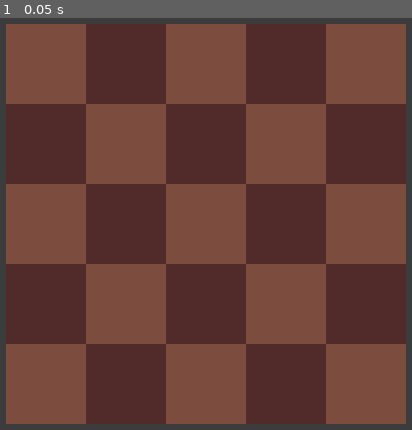
Above: before the commit, frame 1.
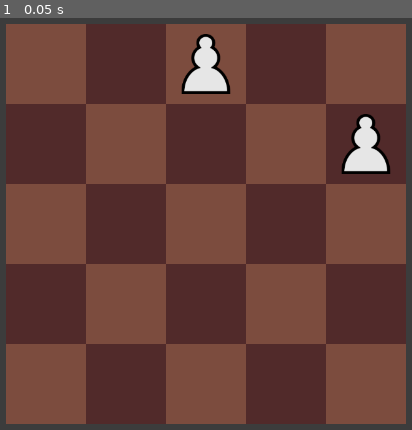
Above: after the commit, the same moment.

Repository: abaker-skudlarek/ChessTiles
Game: Godot game, scene res://Scenes/main.tscn
The game is run twice, just before and just after one commit, with the same random seed, the same clock (stepped at 60 frames per second) and the same inputs. The engine's default icon, where the game draws it, is replaced by a stand-in: a white triangle on a blue panel in a dark square.
Inputs:
- Up to frame 1 (0.05 s): no input

The runs differ from the first frame. In frame 1, 2.2% of the frame differs, in the area x 43-95%, y 3-38%.
Error before the commit: Invalid assignment of property or key 'position' with value of type 'Vector2' on a base object of type 'PackedScene'. (res://Scripts/board.gd:115)

Commit message:
implemented piece spawning upon starting game

Diff:
--- /dev/null
+++ b/Scenes/Managers/game_manager.tscn
@@ -0,0 +1,6 @@
+[gd_scene load_steps=2 format=3 uid="uid://bstl14n7exglv"]
+
+[ext_resource type="Script" path="res://Scripts/game_manager.gd" id="1_l4p5p"]
+
+[node name="GameManager" type="Node"]
+script = ExtResource("1_l4p5p")
--- /dev/null
+++ b/Scenes/Managers/input_manager.tscn
@@ -0,0 +1,6 @@
+[gd_scene load_steps=2 format=3 uid="uid://5ahr0d0s8abg"]
+
+[ext_resource type="Script" path="res://Scripts/input_manager.gd" id="1_fnw63"]
+
+[node name="InputManager" type="Node"]
+script = ExtResource("1_fnw63")
--- a/Scenes/Pieces/Enemy/enemy_bishop.tscn
+++ b/Scenes/Pieces/Enemy/enemy_bishop.tscn
@@ -4,6 +4,6 @@
 [ext_resource type="Texture2D" uid="uid://c3p28fgvxncvn" path="res://Sprites/Enemy/b_bishop.png" id="2_h2oo0"]
 
 [node name="EnemyBishop" instance=ExtResource("1_ht22j")]
-scale = Vector2(1, 1)
+scale = Vector2(0.75, 0.75)
 texture = ExtResource("2_h2oo0")
 value = 3
--- a/Scenes/Pieces/Enemy/enemy_king.tscn
+++ b/Scenes/Pieces/Enemy/enemy_king.tscn
@@ -4,6 +4,6 @@
 [ext_resource type="Texture2D" uid="uid://b2ilap5plc1cg" path="res://Sprites/Enemy/b_king.png" id="2_hmgrl"]
 
 [node name="EnemyKing" instance=ExtResource("1_tf1g7")]
-scale = Vector2(1, 1)
+scale = Vector2(0.75, 0.75)
 texture = ExtResource("2_hmgrl")
 value = 20
--- a/Scenes/Pieces/Enemy/enemy_knight.tscn
+++ b/Scenes/Pieces/Enemy/enemy_knight.tscn
@@ -4,6 +4,6 @@
 [ext_resource type="Texture2D" uid="uid://bi21o1vfrebgc" path="res://Sprites/Enemy/b_knight.png" id="2_hejjn"]
 
 [node name="EnemyKnight" instance=ExtResource("1_53vnd")]
-scale = Vector2(1, 1)
+scale = Vector2(0.75, 0.75)
 texture = ExtResource("2_hejjn")
 value = 3
--- a/Scenes/Pieces/Enemy/enemy_pawn.tscn
+++ b/Scenes/Pieces/Enemy/enemy_pawn.tscn
@@ -4,6 +4,6 @@
 [ext_resource type="Texture2D" uid="uid://bce3jc36srac8" path="res://Sprites/Enemy/b_pawn.png" id="2_qh1bo"]
 
 [node name="EnemyPawn" instance=ExtResource("1_el0t1")]
-scale = Vector2(1, 1)
+scale = Vector2(0.75, 0.75)
 texture = ExtResource("2_qh1bo")
 value = 1
--- a/Scenes/Pieces/Enemy/enemy_queen.tscn
+++ b/Scenes/Pieces/Enemy/enemy_queen.tscn
@@ -4,6 +4,6 @@
 [ext_resource type="Texture2D" uid="uid://i3jxk35hwqk3" path="res://Sprites/Enemy/b_queen.png" id="2_87k8q"]
 
 [node name="EnemyQueen" instance=ExtResource("1_ovy78")]
-scale = Vector2(1, 1)
+scale = Vector2(0.75, 0.75)
 texture = ExtResource("2_87k8q")
 value = 9
--- a/Scenes/Pieces/Enemy/enemy_rook.tscn
+++ b/Scenes/Pieces/Enemy/enemy_rook.tscn
@@ -4,6 +4,6 @@
 [ext_resource type="Texture2D" uid="uid://bfgd0nf0yl71m" path="res://Sprites/Enemy/b_rook.png" id="2_ymlmw"]
 
 [node name="EnemyRook" instance=ExtResource("1_xbkle")]
-scale = Vector2(1, 1)
+scale = Vector2(0.75, 0.75)
 texture = ExtResource("2_ymlmw")
 value = 5
--- a/Scenes/Pieces/Player/player_bishop.tscn
+++ b/Scenes/Pieces/Player/player_bishop.tscn
@@ -5,7 +5,7 @@
 [ext_resource type="PackedScene" uid="uid://dcaii0xlt8r36" path="res://Scenes/Pieces/Player/player_knight.tscn" id="2_y1fdy"]
 
 [node name="PlayerBishop" instance=ExtResource("1_ejgrv")]
-scale = Vector2(1, 1)
+scale = Vector2(0.75, 0.75)
 texture = ExtResource("2_evsok")
 value = 3
 next_piece = ExtResource("2_y1fdy")
--- a/Scenes/Pieces/Player/player_king.tscn
+++ b/Scenes/Pieces/Player/player_king.tscn
@@ -4,6 +4,6 @@
 [ext_resource type="Texture2D" uid="uid://c6bnr7flxneae" path="res://Sprites/Player/w_king.png" id="2_v152s"]
 
 [node name="PlayerKing" instance=ExtResource("1_jkld3")]
-scale = Vector2(1, 1)
+scale = Vector2(0.75, 0.75)
 texture = ExtResource("2_v152s")
 value = 20
--- a/Scenes/Pieces/Player/player_knight.tscn
+++ b/Scenes/Pieces/Player/player_knight.tscn
@@ -5,7 +5,7 @@
 [ext_resource type="Texture2D" uid="uid://ddb3mvx67epsl" path="res://Sprites/Player/w_knight.png" id="2_twe6k"]
 
 [node name="PlayerKnight" instance=ExtResource("1_ki6sf")]
-scale = Vector2(1, 1)
+scale = Vector2(0.75, 0.75)
 texture = ExtResource("2_twe6k")
 value = 3
 next_piece = ExtResource("2_5rsmk")
--- a/Scenes/Pieces/Player/player_pawn.tscn
+++ b/Scenes/Pieces/Player/player_pawn.tscn
@@ -5,7 +5,7 @@
 [ext_resource type="Texture2D" uid="uid://dhg4x7ymjfxvv" path="res://Sprites/Player/w_pawn.png" id="2_mc0p5"]
 
 [node name="PlayerPawn" instance=ExtResource("1_xitxf")]
-scale = Vector2(1, 1)
+scale = Vector2(0.75, 0.75)
 texture = ExtResource("2_mc0p5")
 value = 1
 next_piece = ExtResource("2_4b8lg")
--- a/Scenes/Pieces/Player/player_queen.tscn
+++ b/Scenes/Pieces/Player/player_queen.tscn
@@ -5,7 +5,7 @@
 [ext_resource type="PackedScene" uid="uid://dcd7im7d1646h" path="res://Scenes/Pieces/Player/player_king.tscn" id="2_e3l80"]
 
 [node name="player_queen" instance=ExtResource("1_7f82r")]
-scale = Vector2(1, 1)
+scale = Vector2(0.75, 0.75)
 texture = ExtResource("2_86oae")
 value = 9
 next_piece = ExtResource("2_e3l80")
--- a/Scenes/Pieces/Player/player_rook.tscn
+++ b/Scenes/Pieces/Player/player_rook.tscn
@@ -5,7 +5,7 @@
 [ext_resource type="PackedScene" uid="uid://f2f6l1kuagow" path="res://Scenes/Pieces/Player/player_queen.tscn" id="2_pv03d"]
 
 [node name="PlayerRook" instance=ExtResource("1_ru1f2")]
-scale = Vector2(1, 1)
+scale = Vector2(0.75, 0.75)
 texture = ExtResource("2_npres")
 value = 5
 next_piece = ExtResource("2_pv03d")
--- a/Scenes/game_manager.tscn
+++ /dev/null
@@ -1,6 +0,0 @@
-[gd_scene load_steps=2 format=3 uid="uid://bstl14n7exglv"]
-
-[ext_resource type="Script" path="res://game_manager.gd" id="1_w4ds5"]
-
-[node name="GameManager" type="Node"]
-script = ExtResource("1_w4ds5")
--- a/Scenes/main.tscn
+++ b/Scenes/main.tscn
@@ -1,6 +1,6 @@
 [gd_scene load_steps=3 format=3 uid="uid://d6cphvklilml"]
 
-[ext_resource type="PackedScene" uid="uid://bstl14n7exglv" path="res://Scenes/game_manager.tscn" id="1_ep62g"]
+[ext_resource type="PackedScene" uid="uid://bstl14n7exglv" path="res://Scenes/Managers/game_manager.tscn" id="1_ep62g"]
 [ext_resource type="PackedScene" uid="uid://6w14jlhqkap5" path="res://Scenes/board.tscn" id="2_bpxrd"]
 
 [node name="Main" type="Node"]
--- /dev/null
+++ b/Scenes/temp.tscn
@@ -0,0 +1,6 @@
+[gd_scene load_steps=2 format=3 uid="uid://1gbl3532svws"]
+
+[ext_resource type="Script" path="res://Scripts/temp.gd" id="1_jggny"]
+
+[node name="Node" type="Node"]
+script = ExtResource("1_jggny")
--- a/Scripts/board.gd
+++ b/Scripts/board.gd
@@ -40,7 +40,7 @@
 # TODO: We can probably add this back to the _ready() function once we have a "start game" screen,
 # 		because then GameManager will emit the signal whenever that is hit, instead of in it's _ready()
 # 		function
-func _enter_tree():
+func _enter_tree() -> void:
 	$"../GameManager".state_changed_start_game.connect(_on_state_changed_start_game)
 
 # ------------------------------------------------------------------------------------------------ #
@@ -98,22 +98,24 @@
 # TODO: Need to implement spawning of enemy pieces
 func _spawn_pieces(num_pieces_to_spawn: int):
 
+	# Get the amount of empty spaces on the board defined by num_pieces_to_spawn
 	var empty_spaces: Array = _get_random_empty_board_spaces(num_pieces_to_spawn)
-	print("empty_spaces: ", empty_spaces)
+
+	# TODO: eventually, we need a more sophisticated way to determine what pieces to spawn. something like a
+		# 		class that will evaluate what state the board is in and spawn pieces based on that.
+		# 		Can be based on how well the player is doing, how many other pieces there are already, etc
 
 	for i in num_pieces_to_spawn:
-		# TODO: eventually, we need a more sophisticated way to determine what pieces to spawn. something like a
-		# 		class that will evaluate what state the board is in and spawn pieces based on that.
-		# 		Can be based on how well the player is doing, how many other pieces there are already, etc
-		var spawn_chance = randi() % 101  # random int between 0 and 100
+		# Get a number between 0 and 100, this will be used to determine which piece to spawn
+		var spawn_chance = randi() % 101
 
-		# TODO:
-		# TODO: THIS IS NOT WORKING FOR SOME REASON
-		# TODO:
-		var piece_to_spawn = player_pieces["pawn"] if spawn_chance <= 60 else player_pieces["bishop"]  # 60% chance to spawn pawn, 40% to spawn bishop
-		piece_to_spawn.instantiate()
-		piece_to_spawn.position = Vector2(empty_spaces[i].x, empty_spaces[i].y)
-		add_child(piece_to_spawn)
+		# Determine which piece to spawn based on the spawn_chance. 75% to spawn pawn, 25% to spawn bishop
+		var piece_to_spawn = player_pieces["pawn"] if spawn_chance <= 75 else player_pieces["bishop"]
+
+		# Spawn the piece and adjust its position to the corresponding empty spaces
+		var piece = piece_to_spawn.instantiate()
+		piece.position = Vector2(empty_spaces[i].x, empty_spaces[i].y)
+		add_child(piece)
 
 # ------------------------------------------------------------------------------------------------ #
 
@@ -121,7 +123,7 @@
 func _get_random_empty_board_spaces(num_spaces: int) -> Array:
 
 	# Find all of the empty spaces on the board
-	var empty_spaces: Array = []  # Every element in this array will be a Vector2 pertaining to the pixel position of the space
+	var empty_spaces := []  # Every element in this array will be a Vector2 pertaining to the pixel position of the space
 	for i in GRID_WIDTH:
 		for j in GRID_HEIGHT:
 			if _board[i][j] == null:
--- /dev/null
+++ b/Scripts/input_manager.gd
@@ -0,0 +1,14 @@
+extends Node
+
+func _input(event):
+	if event.is_action_pressed("slide_move_left"):
+		print("slide move left")
+
+	if event.is_action_pressed("slide_move_right"):
+		print("slide move right")
+
+	if event.is_action_pressed("slide_move_up"):
+		print("slide move up")
+
+	if event.is_action_pressed("slide_move_down"):
+		print("slide move down")
--- a/Scripts/temp.gd
+++ b/Scripts/temp.gd
@@ -1,45 +1,4 @@
 extends Node
 
-
-# Called when the node enters the scene tree for the first time.
-func _ready():
-	var array = []
-	for i in 5:
-		array.append([])
-		for j in 5:
-			array[i].append(null)
-
-	print("standard array")
-	print(array)
-	print("")
-
-	array[0][0] = "val"
-	array[0][3] = "val"
-	array[2][4] = "val"
-	array[2][1] = "val"
-	array[3][1] = "val"
-	array[4][2] = "val"
-	array[1][1] = "val"
-	array[2][2] = "val"
-	array[3][3] = "val"
-	array[4][4] = "val"
-
-	print("val array")
-	print(array)
-	print("")
-
-	var temp_array = array.duplicate(true)
-	for i in array.size():
-		print("i: ", str(i))
-		for j in array[i].size():
-			print("j: ", str(j))
-			if array[i][j] != null:
-				temp_array[i].remove_at(j)
-
-	print("removed temp_array")
-	print(temp_array)
-	print("")
-
-
-	for i in 50:
-		print("num: ", randi() % 101)
+func _input(event):
+	print(event.as_text())
--- a/project.godot
+++ b/project.godot
@@ -25,6 +25,33 @@
 
 project/assembly_name="Chess Tiles"
 
+[input]
+
+slide_move_left={
+"deadzone": 0.5,
+"events": [Object(InputEventKey,"resource_local_to_scene":false,"resource_name":"","device":-1,"window_id":0,"alt_pressed":false,"shift_pressed":false,"ctrl_pressed":false,"meta_pressed":false,"pressed":false,"keycode":0,"physical_keycode":4194319,"key_label":0,"unicode":0,"echo":false,"script":null)
+, Object(InputEventKey,"resource_local_to_scene":false,"resource_name":"","device":-1,"window_id":0,"alt_pressed":false,"shift_pressed":false,"ctrl_pressed":false,"meta_pressed":false,"pressed":false,"keycode":0,"physical_keycode":65,"key_label":0,"unicode":97,"echo":false,"script":null)
+]
+}
+slide_move_right={
+"deadzone": 0.5,
+"events": [Object(InputEventKey,"resource_local_to_scene":false,"resource_name":"","device":-1,"window_id":0,"alt_pressed":false,"shift_pressed":false,"ctrl_pressed":false,"meta_pressed":false,"pressed":false,"keycode":0,"physical_keycode":4194321,"key_label":0,"unicode":0,"echo":false,"script":null)
+, Object(InputEventKey,"resource_local_to_scene":false,"resource_name":"","device":-1,"window_id":0,"alt_pressed":false,"shift_pressed":false,"ctrl_pressed":false,"meta_pressed":false,"pressed":false,"keycode":0,"physical_keycode":68,"key_label":0,"unicode":100,"echo":false,"script":null)
+]
+}
+slide_move_up={
+"deadzone": 0.5,
+"events": [Object(InputEventKey,"resource_local_to_scene":false,"resource_name":"","device":-1,"window_id":0,"alt_pressed":false,"shift_pressed":false,"ctrl_pressed":false,"meta_pressed":false,"pressed":false,"keycode":0,"physical_keycode":4194320,"key_label":0,"unicode":0,"echo":false,"script":null)
+, Object(InputEventKey,"resource_local_to_scene":false,"resource_name":"","device":-1,"window_id":0,"alt_pressed":false,"shift_pressed":false,"ctrl_pressed":false,"meta_pressed":false,"pressed":false,"keycode":0,"physical_keycode":87,"key_label":0,"unicode":119,"echo":false,"script":null)
+]
+}
+slide_move_down={
+"deadzone": 0.5,
+"events": [Object(InputEventKey,"resource_local_to_scene":false,"resource_name":"","device":-1,"window_id":0,"alt_pressed":false,"shift_pressed":false,"ctrl_pressed":false,"meta_pressed":false,"pressed":false,"keycode":0,"physical_keycode":4194322,"key_label":0,"unicode":0,"echo":false,"script":null)
+, Object(InputEventKey,"resource_local_to_scene":false,"resource_name":"","device":-1,"window_id":0,"alt_pressed":false,"shift_pressed":false,"ctrl_pressed":false,"meta_pressed":false,"pressed":false,"keycode":0,"physical_keycode":83,"key_label":0,"unicode":115,"echo":false,"script":null)
+]
+}
+
 [input_devices]
 
 pointing/emulate_touch_from_mouse=true
--- a/temp.tscn
+++ /dev/null
@@ -1,6 +0,0 @@
-[gd_scene load_steps=2 format=3 uid="uid://bjn7l54wbx5yy"]
-
-[ext_resource type="Script" path="res://Scripts/temp.gd" id="1_m56mg"]
-
-[node name="Node" type="Node"]
-script = ExtResource("1_m56mg")
Renamed: game_manager.gd -> Scripts/game_manager.gd
